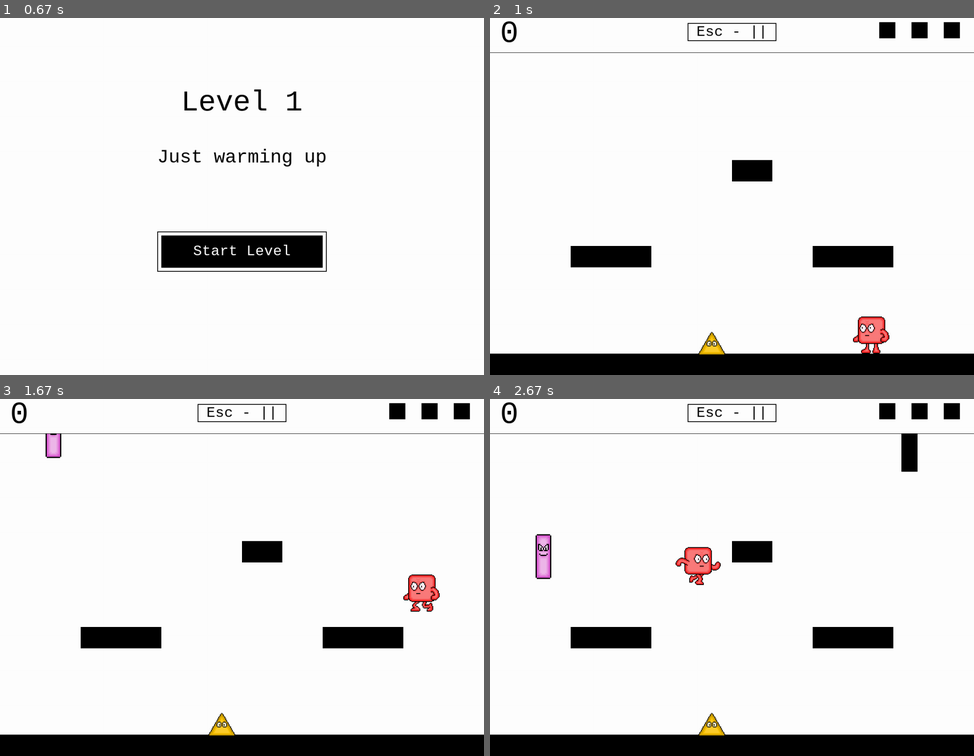
Above: before the commit, frames 1-4 (two rows, left to right).
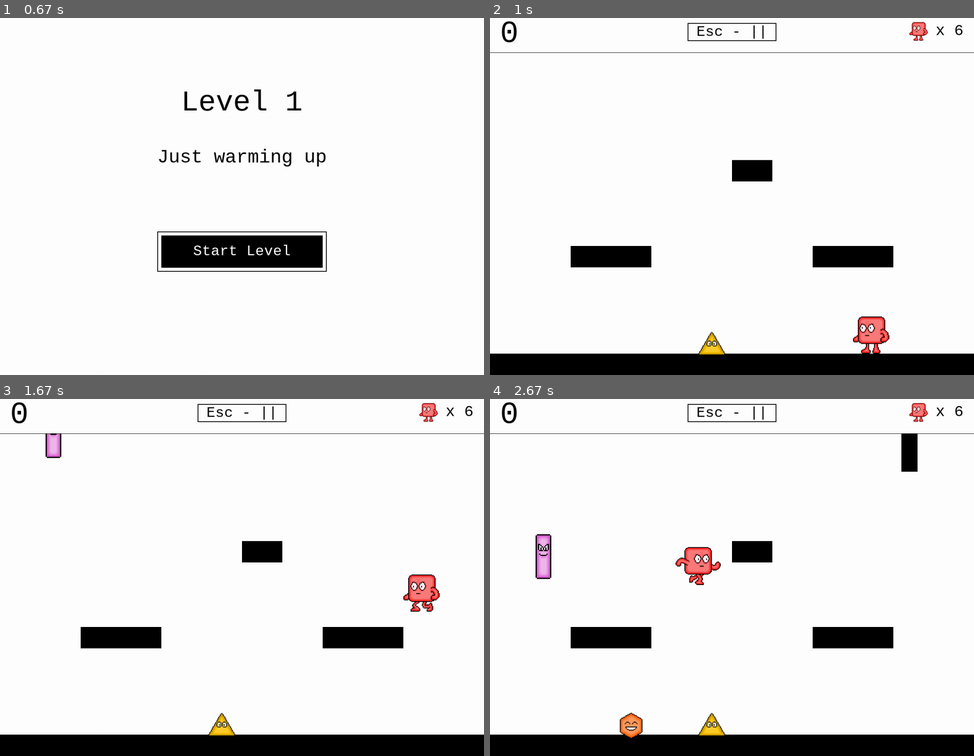
Above: after the commit, the same moments.

Repository: stevenacalhoun/geoplay
Game: pygame game, started from geometricPlay.py
Two runs of this game, one before a commit and one after it. Both use one fixed random seed, a clock stepped at 60 frames per second and the inputs below.
Inputs:
- Up to frame 1 (0.67 s): tap Enter at 0.33 s
- Up to frame 2 (1 s): tap Enter at 0.67 s
- Up to frame 3 (1.67 s): hold Right 1-1.47 s; tap Space at 1.07, 1.37, 1.57 s; hold Left from 1.5 s (still down)
- Up to frame 4 (2.67 s): tap Space at 1.87, 2.13, 2.43, 2.57 s; release Left at 2.03 s; hold Left 2.07-2.47 s; hold Right from 2.5 s (still down)

Frame 1 is identical in both runs. In frame 2, 0.5% of the frame differs, in the area x 80-98%, y 1-7%; in frame 3, 0.5%; in frame 4, 0.8%, in the area x 26-98%, y 1-96%.

Commit message:
Added power up mechanics

Diff:
--- a/levels.py
+++ b/levels.py
@@ -29,9 +29,10 @@
 
 
 class Level(object):
-  def __init__(self, requiredScore=10, rectangleSpawnNumber=100, normalRainChance=1, bounceRainChance=0, explodingRainChance=0, puddleRainChance=0):
+  def __init__(self, requiredScore=10, rectangleSpawnNumber=100, normalRainChance=1, bounceRainChance=0, explodingRainChance=0, puddleRainChance=0, powerUpLifeChance=1, powerUpTimeChance=1, powerUpShieldChance=1, powerUpRate=1000):
     # An array to help generate a random rectangle type
     self.rectangleChoices = []
+    self.powerUpChoices = []
 
     # Recquire score to complete the level
     self.requiredScore = requiredScore
@@ -45,13 +46,23 @@
     self.explodingRainChance = explodingRainChance
     self.puddleRainChance = puddleRainChance
 
+    # Rate at which the power ups spawn
+    self.powerUpRate = powerUpRate
+
+    # Spawn chances for each of the power up types
+    self.powerUpLifeChance = powerUpLifeChance
+    self.powerUpTimeChance = powerUpTimeChance
+    self.powerUpShieldChance = powerUpShieldChance
+
     # Create the rectangle choice array
     self.createRectangleChoiceHolder()
+    self.createPowerUpChoiceHolder()
 
   def generateLevel(self):
     # Keep track of our platforms and triangles
     platformLocs = []
     triangleLocs = []
+    powerUpLocs = []
 
     # Get our total number of rows and columns
     numRows = len(self.levelTiles)
@@ -106,6 +117,28 @@
             else:
               currentSearch += 1
 
+        # U stands for power up spawn point
+        if tile == "U":
+          # Search for either a 't' or a '_'
+          currentSearch = 1
+          stillSearching = True
+          while stillSearching:
+            # If there is a t that means position it between the two tiles
+            if row[tileNum+currentSearch] == "u":
+              powerUpLoc = ((currentXLoc + self.tileWidth), currentYLoc)
+              powerUpLocs.append(powerUpLoc)
+              stillSearching = False
+
+            # Otherwise just position it in the middle of the tile
+            elif row[tileNum+currentSearch] == "_":
+              powerUpLoc = ((currentXLoc + (self.tileWidth/2)), (currentYLoc))
+              powerUpLocs.append(powerUpLoc)
+              stillSearching = False
+
+            # Still looking for it
+            else:
+              currentSearch += 1
+
         # P stands for platform
         if tile == "P":
           # If we are currently building a platform, create it
@@ -145,7 +178,7 @@
     platformLocs.append([platformLoc, (platformWidth+self.tileWidth, self.tileHeight+self.bottomGap)])
 
     # Return the platform locations and starting location
-    return platformLocs, triangleLocs, startingLoc
+    return platformLocs, triangleLocs, powerUpLocs, startingLoc
 
   def countColumns(self):
     columnCount = 0
@@ -192,12 +225,41 @@
     elif rectangleChoice == "P":
       return PuddleRectangleRain((xLoc, yLoc - RECTANGLE_HEIGHT))
 
+  def createPowerUpChoiceHolder(self):
+    # L stands for life power up
+    for chance in range(self.powerUpLifeChance):
+      self.powerUpChoices.append("L")
+
+    # T stands for time power up
+    for chance in range(self.powerUpTimeChance):
+      self.powerUpChoices.append("T")
+
+    # S stand for shield power up
+    for chance in range(self.powerUpShieldChance):
+      self.powerUpChoices.append("S")
+
+  def spawnNewPowerUp(self, location):
+    # Get a random rectangle choice from our list
+    powerUpChoice = random.choice(self.powerUpChoices)
+
+    # Time power up
+    if powerUpChoice == "T":
+      return PowerUp(location, 0, 1)
+
+    # Life power up
+    elif powerUpChoice == "L":
+      return PowerUp(location, 0, 2)
+
+    # Shield power up
+    elif powerUpChoice == "S":
+      return PowerUp(location, 0, 3)
+
   def levelComplete(self, currentScore):
     return currentScore >= self.requiredScore
 
 class Level_01(Level):
    def __init__(self):
-    Level.__init__(self, requiredScore=2, normalRainChance=1, bounceRainChance=1, explodingRainChance=1, puddleRainChance=1)
+    Level.__init__(self, requiredScore=2, normalRainChance=1, bounceRainChance=1, explodingRainChance=1, puddleRainChance=1, powerUpLifeChance=0, powerUpTimeChance=0, powerUpShieldChance=1, powerUpRate=100)
 
     self.levelTiles = [
     "_ _ _ _ _ _ _ _ _ _ _ _",
@@ -213,7 +275,7 @@
     "_ _ _ _ _ _ _ _ _ _ _ _",
     "_ _ _ _ _ _ _ _ _ S _ _",
     "_ _ _ _ _ _ _ _ _ _ _ _",
-    "_ T _ _ _ T _ _ _ T _ _",
+    "_ T _ U _ T _ _ _ T _ _",
     "P p p p p p p p p p p p"]
 
     self.caption = "Just warming up"
@@ -244,7 +306,7 @@
     "_ _ _ _ _ _ _ _ _ _ _ _ _ _ _ _ _ _ _ _ _ _ _ _ _ _ _ _ _ _ _ _ _ _ _ _",
     "_ _ _ _ _ _ _ _ _ _ _ _ _ _ _ _ _ _ _ _ _ _ _ _ _ _ _ _ _ _ _ _ _ S _ _",
     "_ _ _ _ _ _ _ _ _ _ _ _ _ _ _ _ _ _ _ _ _ _ _ _ _ _ _ _ _ _ _ _ _ _ _ _",
-    "_ T _ _ _ T _ _ _ T _ _ _ T _ _ _ T _ _ _ T _ _ _ T _ _ _ T _ _ _ T _ _",
+    "_ T _ _ _ T _ _ _ T _ _ _ T _ U _ T _ _ _ T _ _ _ T _ _ _ T _ _ _ T _ _",
     "P p p p p p p p p p p p p p p p p p p p p p p p p p p p p p p p p p p p"]
 
     self.caption = "Try this"
--- a/lib/scenes.py
+++ b/lib/scenes.py
@@ -9,6 +9,8 @@
 from levels import *
 
 clock = pygame.time.Clock()
+
+PAUSE_DURATION = 100
 
 class Scene(object):
   mainMenuScene = 0
@@ -149,7 +151,14 @@
     self.score = 0
 
     # Display lives
-    self.remainingLives = 3
+    self.remainingLives = 6
+
+    rawImage = pygame.image.load("images/sprites-individ/stand-left1.png").convert()
+    rawImageWidth, rawImageHeight = rawImage.get_rect().size
+    transColor = rawImage.get_at((0,0))
+    rawImage.set_colorkey(transColor)
+
+    self.lifeImage = pygame.transform.scale(rawImage, (rawImageWidth, rawImageHeight))
 
   def displayScore(self):
     # Draw new score
@@ -163,8 +172,17 @@
     # Display current number of lives
     xLoc, yLoc = LIVES_POS
 
-    for x in range(self.remainingLives):
-      pygame.draw.rect(self.screen, BLACK, (xLoc - (x * 80), yLoc, 40, 40))
+    if self.remainingLives <= 5:
+      for x in range(self.remainingLives):
+        self.screen.blit(self.lifeImage, (xLoc - (x * 80), yLoc, 40, 40))
+        # pygame.draw.rect(self.screen, BLACK, (xLoc - (x * 80), yLoc, 40, 40))
+    else:
+      lifeCount = TextLine(self.screen, "x " + str(self.remainingLives), color=BLACK, size=38)
+      lifeCount.drawByTopLeft((xLoc - 20, yLoc))
+      self.screen.blit(self.lifeImage, (xLoc - 85, yLoc, 40, 40))
+
+  def addLife(self):
+    self.remainingLives += 1
 
   def removeLife(self):
     self.remainingLives -= 1
@@ -201,6 +219,9 @@
     self.level = getLevel(self.levelNum)
     self.oldTriLoc = 0
 
+    self.pausePowerUpCount = 0
+    self.pausePowerUp = False
+
     # Keep up with paused state
     self.paused = False
     self.selectResume = True
@@ -212,7 +233,7 @@
     self.screen.fill(WHITE)
 
     # Generate all the sprite locations for the level
-    self.platformParams, self.triangleLocs, self.startingLoc = self.level.generateLevel()
+    self.platformParams, self.triangleLocs, self.powerUpLocs, self.startingLoc = self.level.generateLevel()
 
     # Generate the HUD
     self.HUD = HUD(self.screen)
@@ -225,6 +246,9 @@
 
     # Keep up with when we need to draw a new rectangle rain
     self.rectangleCounter = 0
+
+    # Keep up with when to spawn a power up
+    self.powerUpCounter = 0
 
     # Continue so long as we have lives left
     while self.HUD.livesRemaining() and self.returnToMain == False:
@@ -251,7 +275,7 @@
           self.showLevelTransitionScreen()
 
           # Regenerate all the new locations and sprites
-          self.platformParams, self.triangleLocs, self.startingLoc = self.level.generateLevel()
+          self.platformParams, self.triangleLocs, self.powerUpLocs, self.startingLoc = self.level.generateLevel()
           self.generateSprites()
 
       else:
@@ -326,6 +350,9 @@
     self.triangleSpriteGroup = pygame.sprite.Group()
     triangleLoc = random.choice(self.triangleLocs)
     self.spawnTriangle()
+
+    # Sprite group to hold the power ups
+    self.powerUpSpriteGroup = pygame.sprite.Group()
 
   # Spawn a new triangle with the given top point
   def spawnTriangle(self):
@@ -412,14 +439,44 @@
     else:
       self.rectangleCounter += 1
 
+    # Remove any expired powerups
+    for powerUp in self.powerUpSpriteGroup:
+      if powerUp.expired or powerUp.captured:
+        powerUp.update()
+        self.powerUpSpriteGroup.remove(powerUp)
+        powerUp = None
+
+    # See if we need to spawn a power up
+    if self.powerUpCounter >= self.level.powerUpRate:
+      # Reset the counter and pick a location to spawn the power up
+      self.powerUpCounter = 0
+      randomLoc = random.choice(self.powerUpLocs)
+
+      # Spawn a new power up
+      powerUp = self.level.spawnNewPowerUp(randomLoc)
+
+      # Add the new power up
+      self.powerUpSpriteGroup.add(powerUp)
+    else:
+      self.powerUpCounter += 1
+
     # Update the rectangle rain
-    self.rectangleSpriteGroup.update()
+    if self.pausePowerUp:
+      self.pausePowerUpCount += 1
+      if self.pausePowerUpCount >= PAUSE_DURATION:
+        self.pausePowerUpCount = 0
+        self.pausePowerUp = False
+    else:
+      self.rectangleSpriteGroup.update()
 
     # Update the platform sprites
     self.platformSpriteGroup.update()
 
     # Update the triangles
     self.triangleSpriteGroup.update()
+
+    # Update the powerUps
+    self.powerUpSpriteGroup.update()
 
     # Update the HUD
     self.HUD.update()
@@ -427,7 +484,7 @@
   # Checks for collisions with rectangles or triangles
   def checkCollisions(self):
     # Check for triangle collisions
-    captureCount = self.mcSquare.checkCollisions(self.platforms, self.triangleSpriteGroup)
+    captureCount, powerUpType = self.mcSquare.checkCollisions(self.platforms, self.triangleSpriteGroup, self.powerUpSpriteGroup)
 
     # If one or more have been capture then increment the score and draw a new one
     if captureCount:
@@ -441,6 +498,11 @@
 
       self.HUD.addPoints(captureCount)
 
+    if powerUpType == 1:
+      self.pausePowerUp = True
+    elif powerUpType == 2:
+      self.HUD.addLife()
+
     # Check for a hit by the rain
     for rectangle in self.rectangleSpriteGroup:
         hit = rectangle.checkCollisions(self.platforms, self.mcSquare)
@@ -453,6 +515,7 @@
     self.platformSpriteGroup.draw(self.screen)
     self.rectangleSpriteGroup.draw(self.screen)
     self.triangleSpriteGroup.draw(self.screen)
+    self.powerUpSpriteGroup.draw(self.screen)
 
   # Overlay to blur out the game when it is paused
   def displayPauseOverlay(self):
--- a/lib/sprites.py
+++ b/lib/sprites.py
@@ -17,6 +17,12 @@
 RECTANGLE_WIDTH = 40
 RECTANGLE_HEIGHT = 100
 
+# Power up expiration time
+POWERUP_EXPIRATION_TIME = 300
+
+# Shield duration
+SHIELD_DURATION = 100
+
 triangleImages = []
 powerUpTimeImages = []
 powerUpLifeImages = []
@@ -93,12 +99,22 @@
     self.frame = 0
     self.frameCount = 0
 
+    # Shield power up
+    self.shielded = False
+    self.shieldCounter = 0
+
   # Update based on the current number of ticks
   def update(self):
     # Move the sprite, check bounds, and animate
     self.move()
     self.checkBounds()
     self.animate()
+
+    if self.shielded:
+      self.shieldCounter += 1
+      if self.shieldCounter >= SHIELD_DURATION:
+        self.shielded = False
+        self.shieldCounter = 0
 
   # Moves McSquare on the screen
   def move(self):
@@ -128,7 +144,7 @@
     screen.blit(self.image, self.rect.topleft)
 
   # Check to see if we've collided with anything
-  def checkCollisions(self, platforms, triangles):
+  def checkCollisions(self, platforms, triangles, powerUps):
     # Check to see if we landed on any platforms
     # self.falling = True
     for platform in platforms:
@@ -202,7 +218,18 @@
       if self.rect.colliderect(triangle.rect):
         captureCount += 1
         triangle.captured = True
-    return captureCount
+
+    powerUpType = 0
+    for powerUp in powerUps:
+      if self.rect.colliderect(powerUp.rect):
+        # self.addPowerUp(powerUp)
+        powerUp.captured = True
+        powerUpType = powerUp.powerUpType
+
+    if powerUpType == 3:
+      self.shielded = True
+
+    return captureCount, powerUpType
 
   # Just to make sure we haven't crossed any bounds
   def checkBounds(self):
@@ -350,7 +377,6 @@
       self.frame += 1
       self.frameCount = 0
 
-
   def reposition(self, newLoc):
     self.rect.topleft = newLoc
 
@@ -415,7 +441,10 @@
     # Check collisions with McSquare
     if self.rect.colliderect(mcSquare.rect):
       self.despawn()
-      return True
+      if not mcSquare.shielded:
+        return True
+      else:
+        return False
     return False
 
   def update(self):
@@ -485,7 +514,10 @@
     # Check collisions with McSquare
     if self.rect.colliderect(mcSquare.rect):
       self.despawn()
-      return True
+      if not mcSquare.shielded:
+        return True
+      else:
+        return False
     return False
 
   # Animation and movement for the help screen
@@ -613,7 +645,10 @@
     # Check collisions with McSquare
     if self.rect.colliderect(mcSquare.rect):
       self.despawn()
-      return True
+      if not mcSquare.shielded:
+        return True
+      else:
+        return False
     return False
 
   def move(self):
@@ -728,7 +763,10 @@
     # Check collisions with McSquare
     if self.rect.colliderect(mcSquare.rect):
       self.despawn()
-      return True
+      if not mcSquare.shielded:
+        return True
+      else:
+        return False
     return False
 
   def move(self):
@@ -872,8 +910,10 @@
     self.powerUpType = powerUpType
     if self.powerUpType == 1:
       self.hoverImages = powerUpTimeImages
+
     elif self.powerUpType == 2:
       self.hoverImages = powerUpLifeImages
+
     elif self.powerUpType == 3:
       self.hoverImages = powerUpShieldImages
 
@@ -894,6 +934,7 @@
     # Currently not captured or expired
     self.captured = False
     self.expired = False
+    self.expirationCount = 0
 
   def update(self):
     self.animate()
@@ -913,6 +954,11 @@
       # Change to the next frame
       self.image = self.hoverImages[self.frame]
       self.frame += 1
+
+    self.expirationCount += 1
+
+    if self.expirationCount >= POWERUP_EXPIRATION_TIME:
+      self.expired = True
 
   def reposition(self, newTopPoint):
     self.topPoint = newTopPoint
